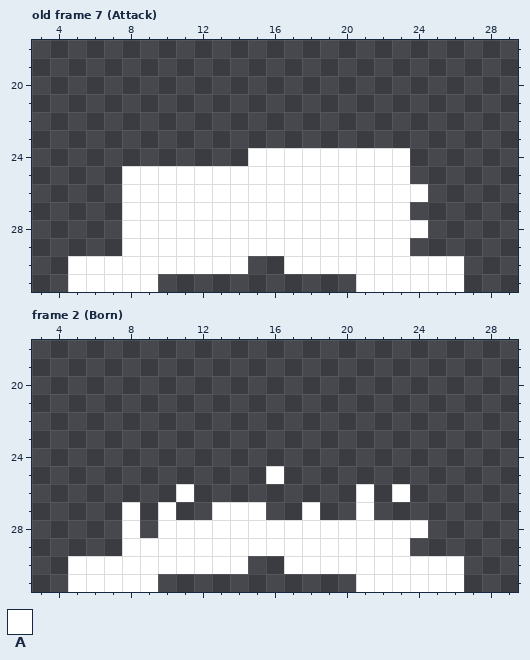
One commit to this pixel-art file: Assets/Sprites/FamiliarMole.aseprite. That is the earlier state.
32x32 pixels, 8 frames. Shown: old frame 7 (Attack): x 3..29, y 18..31; frame 2 (Born): x 3..29, y 18..31. The commit also changed other frames, which this record leaves out.
Palette (. is transparent): A #ffffff
Pixels before, old frame 7 (Attack), first column x 5:
24 ..........AAAAAAAAA...
25 ...AAAAAAAAAAAAAAAA...
26 ...AAAAAAAAAAAAAAAAA..
27 ...AAAAAAAAAAAAAAAA...
28 ...AAAAAAAAAAAAAAAAA..
29 ...AAAAAAAAAAAAAAAA...
30 AAAAAAAAAA..AAAAAAAAAA
31 AAAAA...........AAAAAA
Pixels before, frame 2 (Born), first column x 5:
25 ...........A..........
26 ......A.........A.A...
27 ...A.A..AAA..A..A.....
28 ...A.AAAAAAAAAAAAAAA..
29 ...AAAAAAAAAAAAAAAA...
30 AAAAAAAAAA..AAAAAAAAAA
31 AAAAA...........AAAAAA
The result:
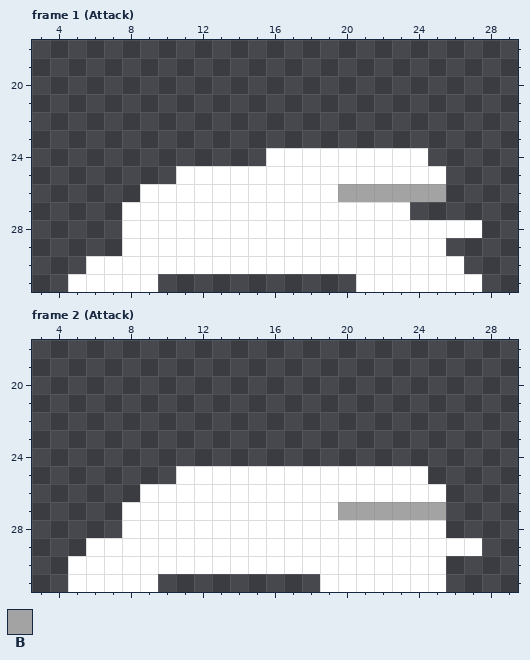
Colours new in this view: B #a3a3a3
A new or re-ordered frame is compared with the old frame closest to it.
What changed:
{"change": "frames re-ordered"}
{"where": "frame 1 (Attack) against old frame 7 (Attack)"}
{"frame":1,"y":24,"x":15,"old":"A","new":"."}
{"frame":1,"y":24,"x":24,"old":".","new":"A"}
{"frame":1,"y":25,"x":8,"old":"AAA","new":"..."}
{"frame":1,"y":25,"x":24,"old":"..","new":"AA"}
{"frame":1,"y":26,"x":8,"old":"A","new":"."}
{"frame":1,"y":26,"x":20,"old":"AAAAA.","new":"BBBBBB"}
{"frame":1,"y":28,"x":25,"old":"...","new":"AAA"}
{"frame":1,"y":29,"x":24,"old":"..","new":"AA"}
{"frame":1,"y":30,"x":5,"old":"A","new":"."}
{"frame":1,"y":30,"x":15,"old":"..","new":"AA"}
{"frame":1,"y":31,"x":27,"old":".","new":"A"}
{"where": "frame 2 (Attack)"}
{"frame":2,"y":25,"x":11,"old":".....","new":"AAAAA"}
{"frame":2,"y":25,"x":17,"old":"........","new":"AAAAAAAA"}
{"frame":2,"y":26,"x":9,"old":"..","new":"AA"}
{"frame":2,"y":26,"x":12,"old":".........","new":"AAAAAAAAA"}
{"frame":2,"y":26,"x":22,"old":".","new":"A"}
{"frame":2,"y":26,"x":24,"old":"..","new":"AA"}
{"frame":2,"y":27,"x":9,"old":".","new":"A"}
{"frame":2,"y":27,"x":11,"old":"..","new":"AA"}
{"frame":2,"y":27,"x":16,"old":"..","new":"AA"}
{"frame":2,"y":27,"x":19,"old":"..A....","new":"ABBBBBB"}
{"frame":2,"y":28,"x":9,"old":".","new":"A"}
{"frame":2,"y":28,"x":25,"old":".","new":"A"}
{"frame":2,"y":29,"x":6,"old":"..","new":"AA"}
{"frame":2,"y":29,"x":24,"old":"....","new":"AAAA"}
{"frame":2,"y":30,"x":15,"old":"..","new":"AA"}
{"frame":2,"y":30,"x":26,"old":"A","new":"."}
{"frame":2,"y":31,"x":19,"old":"..","new":"AA"}
{"frame":2,"y":31,"x":26,"old":"A","new":"."}
